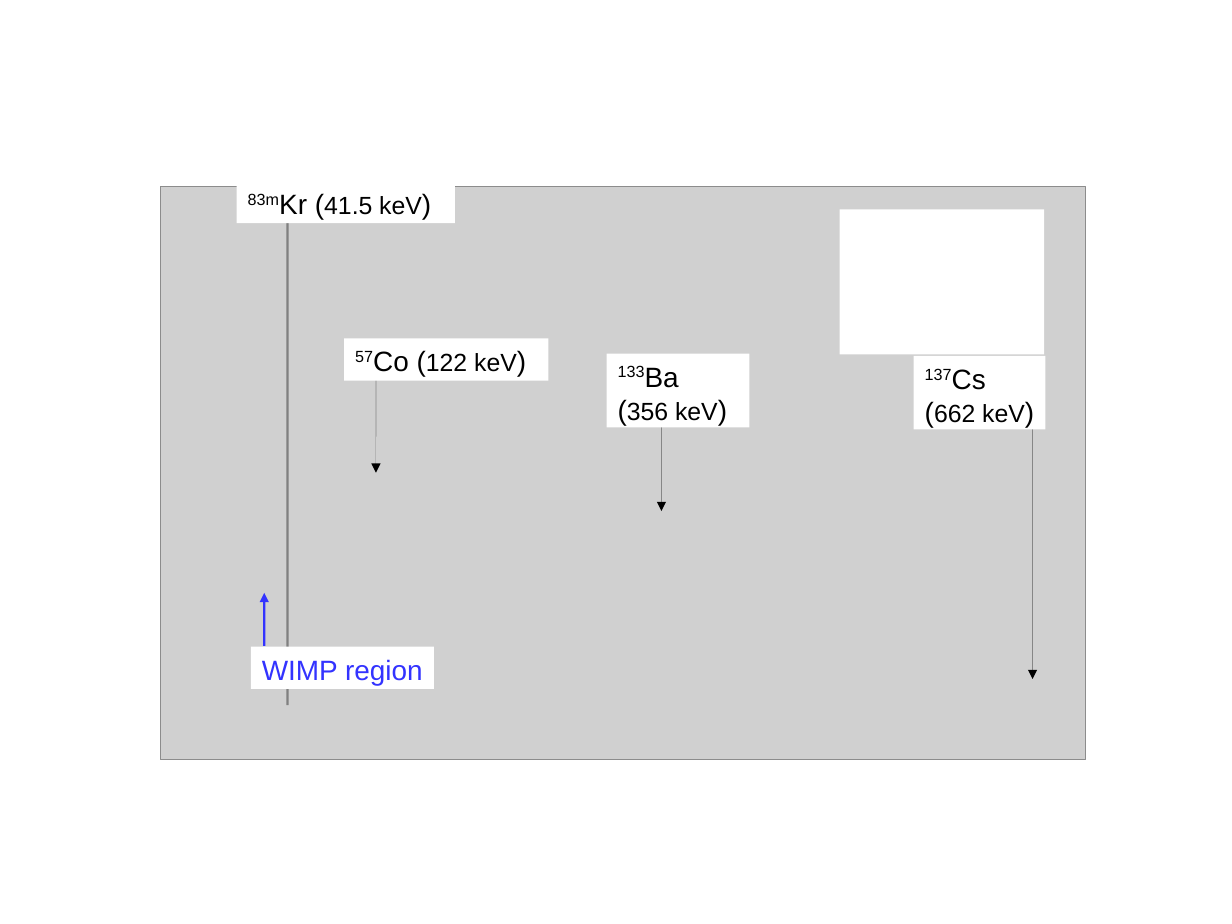
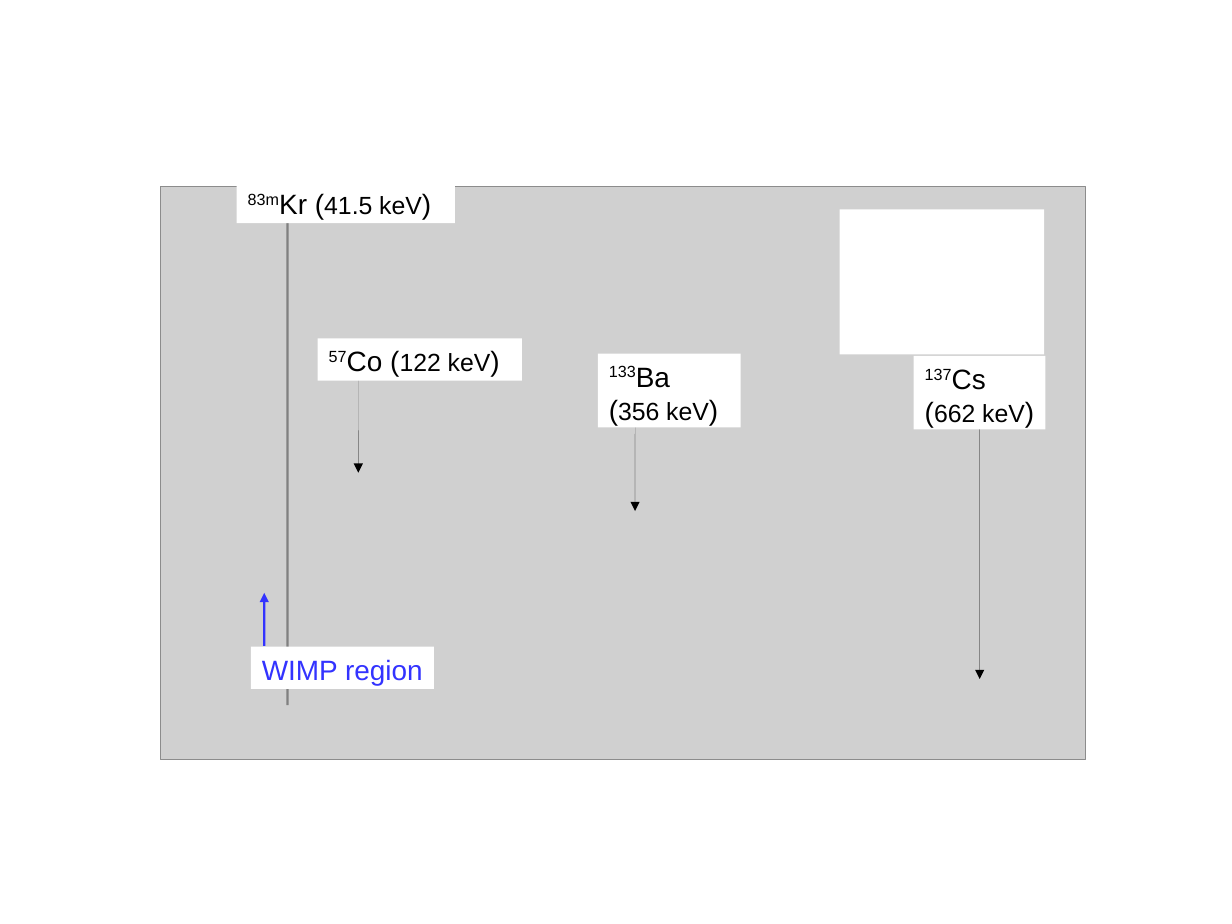
Before and after one commit to berndreinhold/DS_Hawaii, a slide deck: slide 1 of CalibHardwarePaper/Figures/GammaSources_Ar39spectrum.odp. Drawn at 1232x924 pixels with LibreOffice and Linux fonts; fonts in the diff are those of the drawing; grey boxes stand for pictures. Boxes give left, top, right and bottom in pixels: in the first picture for what was removed or moved away, otherwise in the second. Text is boxed around its words. In the diff, an @@ line names an element or a change of style, - is before the commit and + after.

```diff
--- a/CalibHardwarePaper/Figures/GammaSources_Ar39spectrum.odp
+++ b/CalibHardwarePaper/Figures/GammaSources_Ar39spectrum.odp
@@ rectangle "57Co (122 keV)": place and size @@
-rectangle "57Co (122 keV)" at <box>344,339,549,381</box>
+rectangle "57Co (122 keV)" at <box>318,339,522,381</box>
@@ rectangle "133Ba (356 keV)": place and size @@
-rectangle "133Ba (356 keV)" at <box>607,353,750,427</box>
+rectangle "133Ba (356 keV)" at <box>598,353,741,427</box>
@@ arrow moved from (376, 473) - (376, 376) to (359, 473) - (359, 376) @@
@@ arrow moved from (662, 511) - (662, 390) to (635, 511) - (635, 390) @@
@@ arrow moved from (1033, 680) - (1033, 426) to (980, 680) - (980, 426) @@
```
Also in this commit, not shown: 1 other file.
